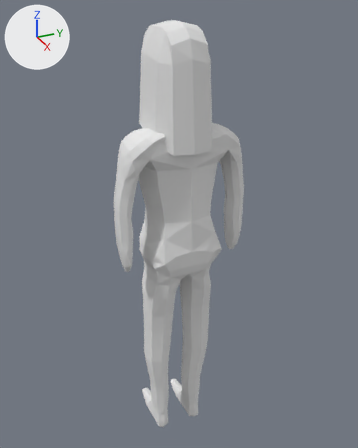
The Blender file blend/metaleiro.blend, before and after one commit.
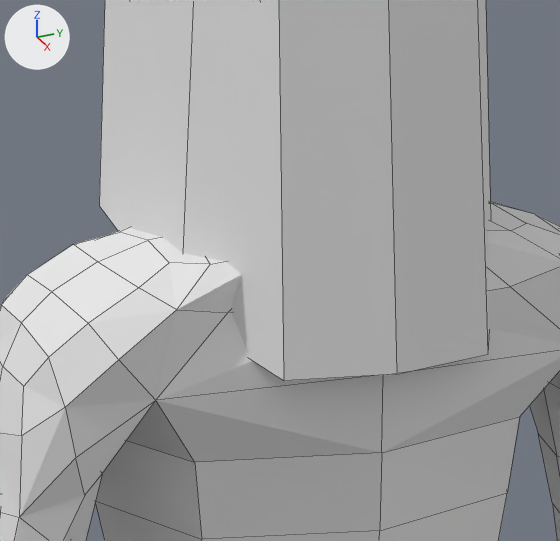
The first picture shows the older version from a camera (50 mm lens) standing at (9.82, -4.32, 2.47) and looking at (-0.27, 0.22, -2.58). The close-ups show both versions on the part from 34% to 63% of the width and 19% to 41% of the height of that picture; other places that the commit changed are outside them. The lights are fixed; the arrows at upper left show +X, +Y and +Z. The close-ups show mesh edges as thin lines.

In view in the first close-up: 'Head'.
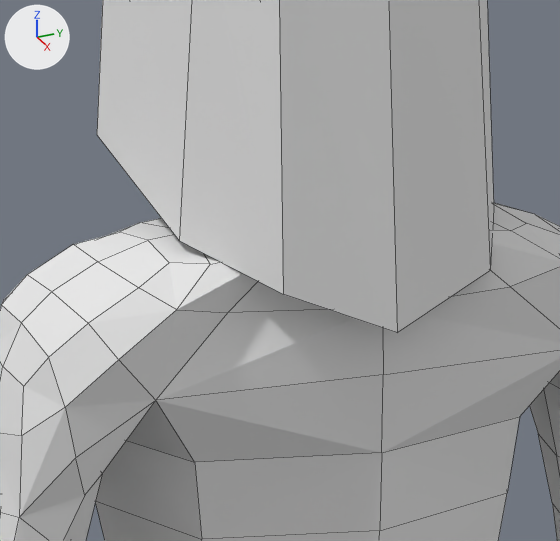
The newer file is also turned or shifted as a whole; pictures and numbers use the older file's frame.

Location of each change, (x1, y1, x2, y2) in pixels of the close-ups (560 x 541 px; the box of a moved part takes in the faces that stretch with it):
part 1 of me_head, moved or reshaped
    before: (99, 0, 491, 381)
    after: (97, 0, 494, 333)

What changed in the scene script:
```text
Change me_head:
    where me_head.from_pydata(...)  # 1005 vertices, 1043 faces, 1 loose edge; spans x -1.21..1.04, y -1.57..1.54, z -9.78..0.91
    used by ob_head; location = (0.0, 0.0, 1.164); scale = (1.0, 1.0, 0.976)
    verts and faces of me_head; kept vertices keep their numbers, new ones are numbered from 1005
    before: 142 (-0.19, 0.0, -1.03), 143 (0.73, 0.0, -0.9), 144 (0.27, 0.32, -0.97), 145 (0.27, -0.32, -0.97), 288 (-0.07, 0.24, -1.02)
    before: 289 (-0.07, -0.24, -1.02), 290 (0.62, 0.24, -0.91), 292 (0.62, -0.24, -0.91), 294 (0.32, -0.39, -1.19), 741 (0.55, 0.64, -1.46)
    before: 742 (-0.27, 0.66, -1.2), 743 (-0.27, -0.72, -1.2) at pixel (99, 205), 744 (0.55, -0.7, -1.46), 751 (1.04, -0.02, -1.65) at pixel (396, 374), 752 (0.96, 0.41, -1.64) at pixel (487, 354)
    before: 753 (0.96, -0.45, -1.64) at pixel (283, 380)
    me_head part 1
    add verts[142] = (0.02, -0.02, -1.01)  # moved
    add verts[143] = (0.53, -0.02, -0.94)  # moved
    add verts[144] = (0.27, 0.17, -0.98)  # moved
    add verts[145] = (0.27, -0.2, -0.98)  # moved
    add verts[288] = (0.08, 0.12, -1.01)  # moved
    add verts[289] = (0.08, -0.16, -1.01)  # moved
    add verts[290] = (0.46, 0.12, -0.95)  # moved
    add verts[292] = (0.46, -0.16, -0.95)  # moved
    add verts[294] = (0.3, -0.24, -1.1)  # moved
    add verts[741] = (0.55, 0.64, -1.16)  # moved, pixel (493, 207)
    add verts[744] = (0.55, -0.7, -1.16)  # moved, pixel (179, 240)
    add verts[742] = (-0.27, 0.66, -0.91)  # moved
    add verts[743] = (-0.27, -0.72, -0.91)  # moved, pixel (96, 134)
    add verts[751] = (1.04, -0.02, -1.48)  # moved, pixel (397, 332)
    add verts[752] = (0.96, 0.41, -1.3)  # moved, pixel (490, 270)
    add verts[753] = (0.96, -0.45, -1.3)  # moved, pixel (283, 294)
```
